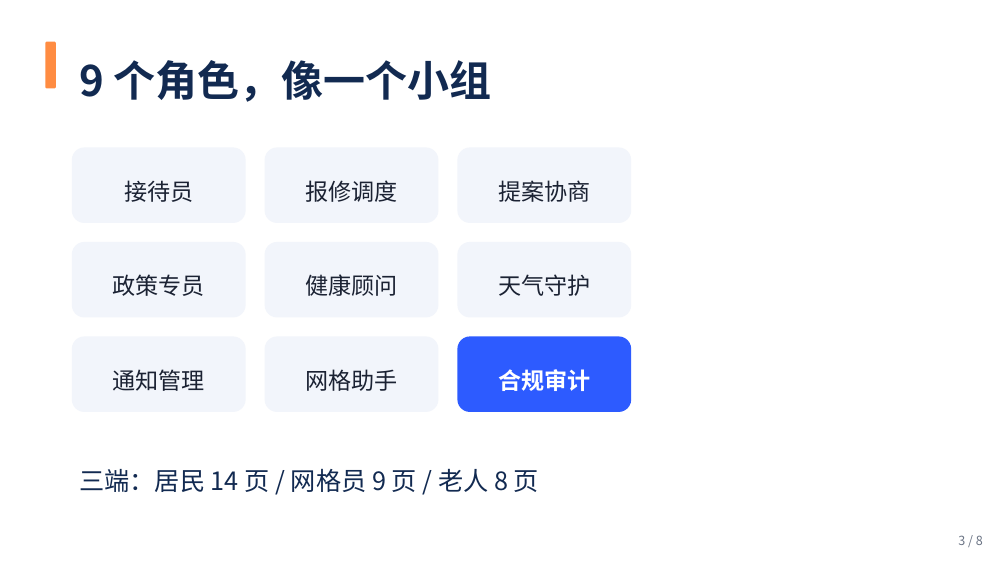
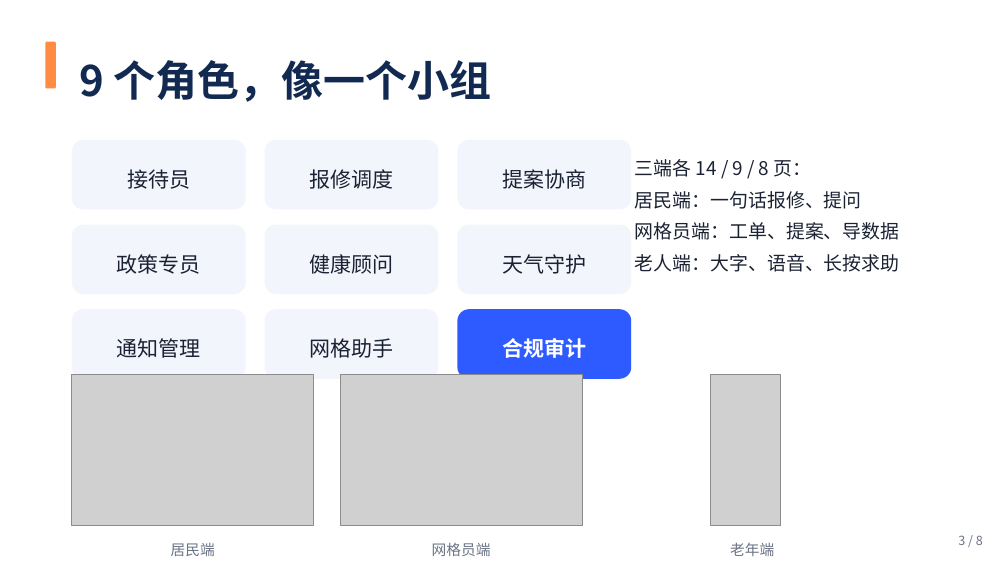
Before and after one commit to woshuofengsu/campus-insight-agent, a slide deck: slide 3 of docs/competition/9月22日路演-社区先知.pptx. Drawn at 1008x567 pixels with LibreOffice and Linux fonts; fonts in the diff are those of the drawing; grey boxes stand for pictures. Boxes give left, top, right and bottom in pixels: in the first picture for what was removed or moved away, otherwise in the second. Text is boxed around its words. In the diff, an @@ line names an element or a change of style, - is before the commit and + after.

Commit message:
PPT 增强：为主办方"只看 PPT 不跑项目"的场景补截图与讲者备注
背景：用户提出主办方只要作品 PPT、不要项目文件 → 那么 PPT 必须能独立说明"东西存在且能跑"。
本轮在不动 8 页正文结构与页面时长的前提下，做了四件事：

一、第 3 页（9 个角色总览）补三端真实缩略图
- 居民端（含社区小助手）/ 网格员端 / 老年端 各一张，配一行说明
- 原来这里只有一行文字"三端：居民 14 页 / 网格员 9 页 / 老人 8 页"

二、新增 2 页附录（放在备用页之后，不影响正文 8 页的 5:55 计时）
- 附录·界面一览：政策问答（带依据与属地）/ 工单处理留痕 / 老年端长按求助确认框
- 附录·如需看实物：三步跑起来 + 演示账号 + "不联网也能演示（自动回落规则）"

三、为 9 页加**讲者备注**（PowerPoint 备注栏）
把每页的短讲稿写进备注，这样"只拿到 PPT 的人"也会知道这页该说什么、哪些数字什么口径

四、几何校验（本轮它又抓到 4 处真问题）
- 第 3 页：右侧文字框与老年端缩略图重叠；三张缩略图的说明文字压在图上
- 附录页：手机截图的说明文字压在图上
→ 调整坐标后复跑：**问题条目 0 ✅**
（校验脚本 scripts/verify_ppt.py 用 PowerPoint COM 读真实坐标，含"文字被图片遮挡"检测；
  它在本轮和上一轮各抓到一次真实遮挡，且我用反例验证过它确实会红）

产物：docs/competition/9月22日路演-社区先知.pptx（12 页 = 正文 8 + 备用 2 + 附录 2，9 页带备注）
      docs/competition/pdf/9月22日路演-PPT预览.pdf（12 页，真 PowerPoint 导出）
验证：ruff 0 · verify_ppt 0 问题 · 真 PowerPoint 打开成功

```diff
--- a/docs/competition/9月22日路演-社区先知.pptx
+++ b/docs/competition/9月22日路演-社区先知.pptx
@@ rounded rectangle: place and size @@
-rounded rectangle at [72, 147, 246, 223]
+rounded rectangle at [72, 140, 246, 209]
@@ rounded rectangle: place and size @@
-rounded rectangle at [265, 147, 439, 223]
+rounded rectangle at [265, 140, 439, 209]
@@ rounded rectangle: place and size @@
-rounded rectangle at [457, 147, 631, 223]
+rounded rectangle at [457, 140, 631, 209]
@@ 3 texts: place and size @@
-3 texts at [124, 180, 590, 202]
+3 texts at [127, 169, 586, 189]
@@ text added at [635, 159, 900, 272], 18 pt, text #1B2233 @@
+三端各 14 / 9 / 8 页：
+居民端：一句话报修、提问
+网格员端：工单、提案、导数据
+老人端：大字、语音、长按求助
@@ rounded rectangle: place and size @@
-rounded rectangle at [72, 242, 246, 318]
+rounded rectangle at [72, 225, 246, 294]
@@ rounded rectangle: place and size @@
-rounded rectangle at [265, 242, 439, 318]
+rounded rectangle at [265, 225, 439, 294]
@@ rounded rectangle: place and size @@
-rounded rectangle at [457, 242, 631, 318]
+rounded rectangle at [457, 225, 631, 294]
@@ 3 texts: place and size @@
-3 texts at [113, 274, 590, 296]
+3 texts at [117, 254, 586, 274]
@@ rounded rectangle: place and size @@
-rounded rectangle at [72, 337, 246, 412]
+rounded rectangle at [72, 309, 246, 379]
@@ rounded rectangle: place and size @@
-rounded rectangle at [265, 337, 439, 412]
+rounded rectangle at [265, 309, 439, 379]
@@ size 22 to 20 pt in 9 elements at [127, 169, 190, 189], [502, 169, 586, 189], [309, 169, 393, 189], [117, 254, 201, 274], [309, 254, 393, 274], [502, 254, 586, 274], [117, 338, 201, 358], [502, 338, 586, 358], [309, 338, 393, 358] @@
@@ 3 texts: place and size @@
-3 texts at [113, 369, 590, 391]
+3 texts at [117, 338, 586, 358]
@@ rounded rectangle: place and size @@
-rounded rectangle at [457, 337, 631, 412]
+rounded rectangle at [457, 309, 631, 379]
@@ picture added at [72, 374, 314, 526] @@
@@ picture added at [340, 374, 582, 526] @@
@@ picture added at [711, 374, 780, 526] @@
@@ text removed at [79, 469, 539, 492] @@
-三端：居民 14 页 / 网格员 9 页 / 老人 8 页
@@ text added at [171, 543, 215, 556], 14 pt, text #6B7485 @@
+居民端
@@ text added at [432, 542, 491, 556], 14 pt, text #6B7485 @@
+网格员端
@@ text added at [730, 542, 774, 556], 14 pt, text #6B7485 @@
+老年端
```
Also in this commit, not shown: 2 slides added, 1 other file.
